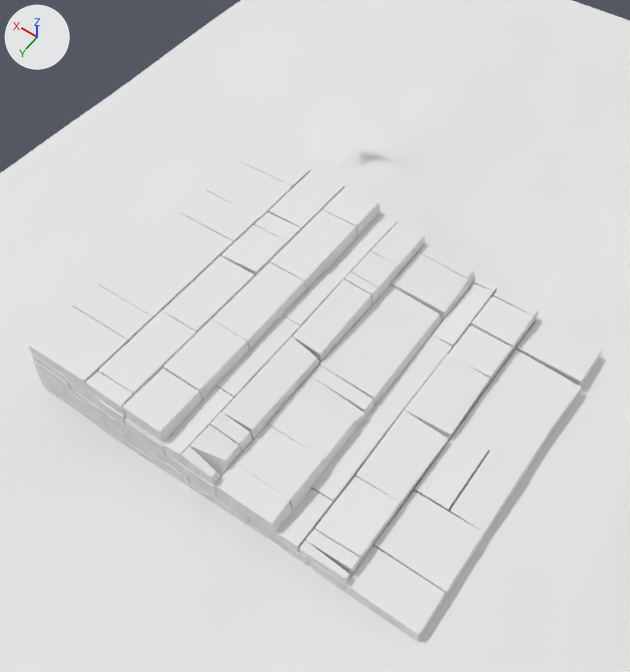
Renders of the OBJ model data/meshes/terrain2.obj from each side of a commit.
Rendered twice from a 50 mm lens placed at (-10.8, 20.0, 24.7), pointed at (0.4, 4.3, 0.0). The lights are fixed; the arrows at upper left show +X, +Y and +Z. Where no turn or scale is listed for an object, it has been applied to the vertices.

The older version as bpy lines, for what is in view:
```python
me_landscape = bpy.data.meshes.new('Landscape')
me_landscape.from_pydata(...)  # 3600 vertices, 3481 faces; spans x -16.2..16.2, y -21.1..20.8, z -0.1..0.9
me_landscape.materials.append(mat_material_002)  # white #e7e7e7
me_stone_staircase_mesh_006 = bpy.data.meshes.new('stone_staircase_Mesh.006')
me_stone_staircase_mesh_006.from_pydata(...)  # 8620 vertices, 7265 faces; spans x -8.44..6.36, y -0.44..11.65, z 0.27..2.76
me_stone_staircase_mesh_006.materials.append(mat_lambert7)  # white #e7e7e7
ob_landscape = bpy.data.objects.new('Landscape', me_landscape)
ob_landscape.location = (0.0, 0.0, 0.0)
ob_stone_staircase_mesh_006 = bpy.data.objects.new('stone_staircase_Mesh.006', me_stone_staircase_mesh_006)
ob_stone_staircase_mesh_006.location = (0.0, 0.0, 0.0)
```
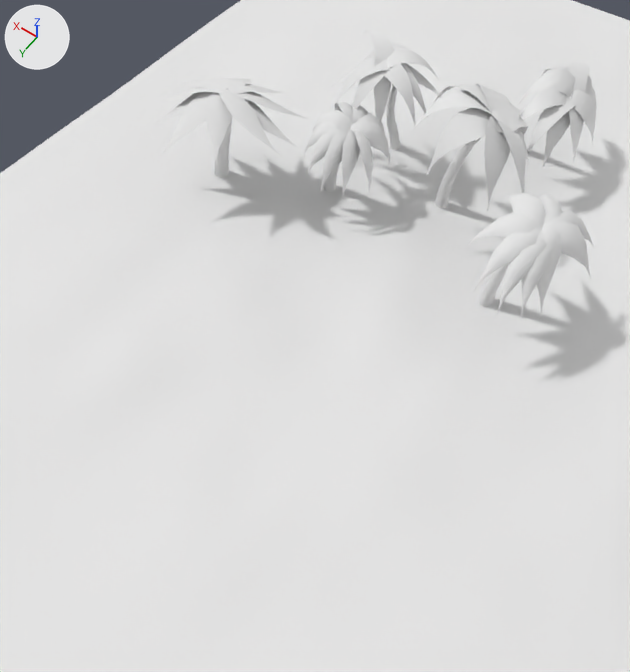
The newer file is also turned or shifted as a whole; pictures and numbers use the older file's frame.

Boxes (x1, y1, x2, y2) around the edits, measured in the pictures (630 x 672 px):
'stone_staircase_Mesh.006', deleted: before (28, 145, 601, 641)
'Palm5', added: after (469, 193, 594, 320)
'Palm2', added: after (412, 83, 530, 211)
'Palm3', added: after (153, 78, 309, 178)
'Palm1', added: after (331, 30, 442, 150)
'Palm4', added: after (519, 61, 596, 167)
'Palm6', added: after (304, 102, 390, 199)

The change, as a list of edits to the scene's bpy script:
```text
Add me_palm6:
    me_palm6.from_pydata(...)  # 322 vertices, 216 faces; spans x 1.73..4.87, y -3.72..0.02, z -0.01..4.35
    me_palm6.materials.append(mat_lambert7)  # white #e7e7e7
Add me_palm5:
    me_palm5.from_pydata(...)  # 300 vertices, 204 faces; spans x -7.05..-3.3, y -2.69..2.57, z -0.01..5.4
    me_palm5.materials.append(mat_lambert7)  # white #e7e7e7
Add me_palm4:
    me_palm4.from_pydata(...)  # 204 vertices, 116 faces; spans x -3.88..0.27, y -11.09..-5.64, z 0.23..4.7
Add me_palm3:
    me_palm3.from_pydata(...)  # 362 vertices, 246 faces; spans x 4.22..10.64, y -2.67..3.13, z -0.01..5.18
    me_palm3.materials.append(mat_lambert7)  # white #e7e7e7
Add me_palm2:
    me_palm2.from_pydata(...)  # 252 vertices, 138 faces; spans x -3.57..1.39, y -6.34..-1.63, z -0.01..5.78
    me_palm2.materials.append(mat_lambert7)  # white #e7e7e7
Add me_palm1:
    me_palm1.from_pydata(...)  # 689 vertices, 518 faces; spans x 1.04..5.54, y -6.42..-2.31, z -0.01..5.78
    me_palm1.materials.append(mat_lambert7)  # white #e7e7e7
Remove ob_stone_staircase_mesh_006:
    ob_stone_staircase_mesh_006 = bpy.data.objects.new('stone_staircase_Mesh.006', me_stone_staircase_mesh_006)
    ob_stone_staircase_mesh_006.location = (0.0, 0.0, 0.0)
Add ob_palm6:
    ob_palm6 = bpy.data.objects.new('Palm6', me_palm6)
    ob_palm6.location = (0.0, -0.16, 0.0)
Add ob_palm5:
    ob_palm5 = bpy.data.objects.new('Palm5', me_palm5)
    ob_palm5.location = (0.0, -0.16, 0.0)
Add ob_palm4:
    ob_palm4 = bpy.data.objects.new('Palm4', me_palm4)
    ob_palm4.location = (0.0, -0.16, 0.0)
Add ob_palm3:
    ob_palm3 = bpy.data.objects.new('Palm3', me_palm3)
    ob_palm3.location = (0.0, -0.16, 0.0)
Add ob_palm2:
    ob_palm2 = bpy.data.objects.new('Palm2', me_palm2)
    ob_palm2.location = (0.0, -0.16, 0.0)
Add ob_palm1:
    ob_palm1 = bpy.data.objects.new('Palm1', me_palm1)
    ob_palm1.location = (0.0, -0.16, 0.0)
```
